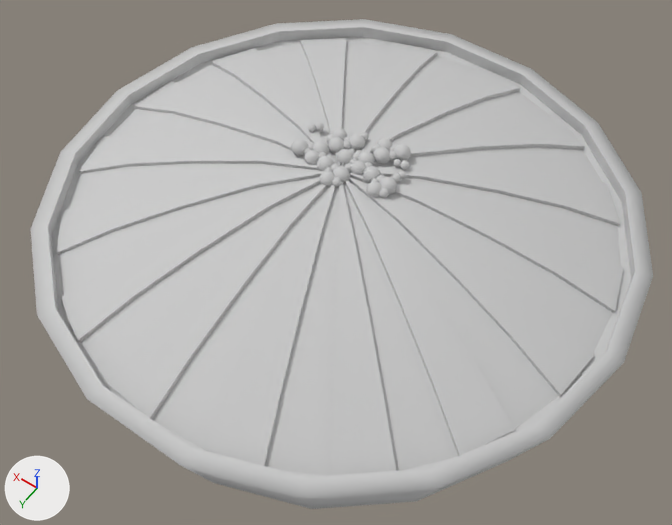
The FBX model RacoonSquad/Assets/Meshes/SM_Tarte.FBX, before and after one commit.
Before and after are seen from a 50 mm lens placed at (-0.376, 0.533, 0.875), pointed at (-0.01, 0.02, 0.069). The axes (+X, +Y, +Z) are drawn at lower left. The lights are the same throughout. Vertices at the same position are counted once.

The first picture shows 'tarte'.
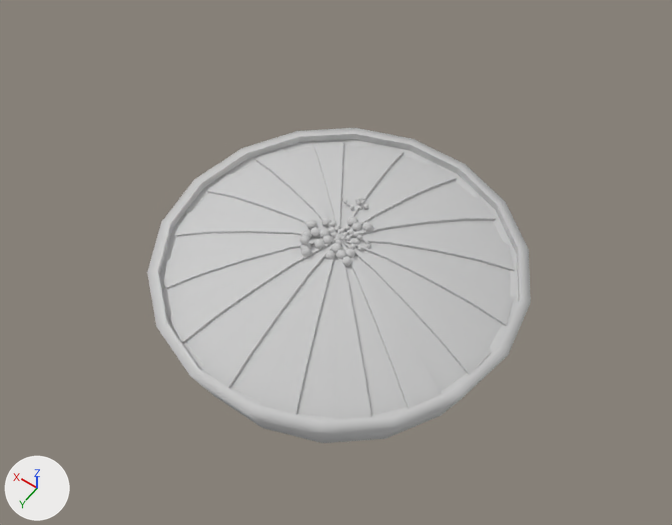
Location of each change, (x1, y1, x2, y2) in pixels of the pictures (672 x 525 px; the box of a moved part takes in the faces that stretch with it):
'tarte', reshaped, rescaled (38% narrower, 36% shorter)
    before: (31, 19, 653, 509)
    after: (147, 128, 531, 443)
part 1 of me_mesh, moved or reshaped
    before: (56, 38, 624, 476)
    after: (164, 142, 514, 417)
part 2 of me_mesh, moved or reshaped
    before: (400, 160, 409, 170)
    after: (357, 235, 363, 240)
part 3 of me_mesh, moved or reshaped
    before: (393, 159, 401, 167)
    after: (365, 240, 369, 244)
part 4 of me_mesh, moved or reshaped
    before: (363, 166, 381, 183)
    after: (336, 250, 346, 259)
part 5 of me_mesh, moved or reshaped
    before: (377, 175, 385, 183)
    after: (349, 239, 355, 245)
part 6 of me_mesh, moved or reshaped
    before: (380, 177, 397, 195)
    after: (345, 248, 355, 258)
part 7 of me_mesh, moved or reshaped
    before: (366, 182, 382, 198)
    after: (342, 256, 352, 266)
part 8 of me_mesh, moved or reshaped
    before: (379, 188, 389, 198)
    after: (350, 243, 356, 249)
part 9 of me_mesh, moved or reshaped
    before: (391, 173, 400, 183)
    after: (355, 239, 360, 244)
part 10 of me_mesh, moved or reshaped
    before: (398, 171, 406, 179)
    after: (366, 244, 371, 248)
part 11 of me_mesh, moved or reshaped
    before: (394, 144, 411, 161)
    after: (363, 222, 373, 231)
part 12 of me_mesh, moved or reshaped
    before: (389, 151, 397, 161)
    after: (353, 231, 359, 237)
part 13 of me_mesh, moved or reshaped
    before: (373, 147, 390, 164)
    after: (347, 217, 358, 227)
part 14 of me_mesh, moved or reshaped
    before: (377, 138, 392, 150)
    after: (352, 222, 361, 231)
part 15 of me_mesh, moved or reshaped
    before: (372, 144, 380, 153)
    after: (348, 229, 354, 235)
part 16 of me_mesh, moved or reshaped
    before: (360, 132, 368, 141)
    after: (345, 225, 350, 231)
part 17 of me_mesh, moved or reshaped
    before: (336, 149, 353, 166)
    after: (322, 235, 333, 244)
part 18 of me_mesh, moved or reshaped
    before: (353, 152, 359, 160)
    after: (342, 232, 348, 237)
part 19 of me_mesh, moved or reshaped
    before: (358, 151, 375, 165)
    after: (331, 243, 342, 253)
part 20 of me_mesh, moved or reshaped
    before: (351, 160, 366, 175)
    after: (325, 250, 335, 259)
part 21 of me_mesh, moved or reshaped
    before: (291, 122, 373, 187)
    after: (300, 198, 369, 257)
part 22 of me_mesh, moved or reshaped
    before: (31, 19, 653, 509)
    after: (147, 128, 531, 443)

Patch to the scene script:
```diff
--- a/RacoonSquad/Assets/Meshes/SM_Tarte.FBX.py
+++ b/RacoonSquad/Assets/Meshes/SM_Tarte.FBX.py
@@ me_mesh @@
 # used by ob_tarte; location = (0.0, 0.0, -0.011); rotation_euler = (1.571, 0.0, 1.571), in degrees (90, 0, 90); scale = (0.03, 0.03, 0.03)
-me_mesh.from_pydata(...)  # 23485 vertices, 46770 faces; spans x -10.7..10.6, y 1.2..7.0, z -10.8..10.8
+me_mesh.from_pydata(...)  # 23485 vertices, 46770 faces; spans x -21.4..21.3, y -1.4..10.7, z -21.7..21.6
+# me_mesh part 1: the loose piece of 277 vertices spanning x -9.9..9.9, y 4.1..6.8, z -9.9..9.9 is scaled about its middle by 2, then moved by (0.1, 1.4, 0.0)
+# me_mesh part 2: the loose piece of 482 vertices spanning x -1.7..-1.3, y 6.6..6.9, z -1.8..-1.5 is scaled about its middle by 1.95, then moved by (0.0, 2.7, -0.1)
+# me_mesh part 3: the loose piece of 482 vertices spanning x -1.6..-1.3, y 6.6..6.9, z -1.5..-1.2 is scaled about its middle by 1.95, then moved by (0.0, 2.7, -1.3)
+# me_mesh part 4: the loose piece of 482 vertices spanning x -0.8..-0.2, y 6.4..7.0, z -1.3..-0.7 is scaled about its middle by 1.95, then moved by (2.2, 2.7, -0.5)
+# me_mesh part 5: the loose piece of 482 vertices spanning x -0.6..-0.3, y 6.6..6.9, z -1.5..-1.2 is scaled about its middle by 1.95, then moved by (0.0, 2.7, -0.1)
+# me_mesh part 6: the loose piece of 482 vertices spanning x -0.7..-0.1, y 6.4..7.0, z -2.0..-1.4 is scaled about its middle by 1.95, then moved by (1.4, 2.7, -0.4)
+# me_mesh part 7: the loose piece of 482 vertices spanning x -0.2..0.3, y 6.5..7.0, z -1.7..-1.2 is scaled about its middle by 1.95, then moved by (2.0, 2.7, -1.0)
+# me_mesh part 8: the loose piece of 482 vertices spanning x -0.2..0.1, y 6.6..6.9, z -1.9..-1.6 is scaled about its middle by 1.95, then moved by (0.0, 2.7, -0.1)
+# me_mesh part 9: the loose piece of 482 vertices spanning x -1.0..-0.7, y 6.6..6.9, z -1.9..-1.5 is scaled about its middle by 1.95, then moved by (0.0, 2.7, -0.1)
+# me_mesh part 10: the loose piece of 482 vertices spanning x -1.2..-0.9, y 6.6..6.9, z -1.9..-1.7 is scaled about its middle by 1.95, then moved by (0.0, 2.7, -1.3)
+# me_mesh part 11: the loose piece of 482 vertices spanning x -2.2..-1.6, y 6.4..7.0, z -1.5..-0.9 is scaled about its middle by 1.95, then moved by (-1.3, 2.7, -0.3)
+# me_mesh part 12: the loose piece of 482 vertices spanning x -1.8..-1.4, y 6.6..6.9, z -1.2..-0.9 is scaled about its middle by 1.95, then moved by (0.0, 2.7, -0.1)
+# me_mesh part 13: the loose piece of 482 vertices spanning x -1.7..-1.1, y 6.4..7.0, z -1.0..-0.5 is scaled about its middle by 1.95, then moved by (-1.5, 2.7, 1.0)
+# me_mesh part 14: the loose piece of 482 vertices spanning x -2.1..-1.6, y 6.5..7.0, z -0.8..-0.3 is scaled about its middle by 1.95, then moved by (-0.7, 2.7, 0.0)
+# me_mesh part 15: the loose piece of 482 vertices spanning x -1.7..-1.4, y 6.6..6.9, z -0.6..-0.3 is scaled about its middle by 1.95, then moved by (0.0, 2.7, -0.1)
+# me_mesh part 16: the loose piece of 482 vertices spanning x -2.0..-1.7, y 6.6..6.9, z 0.1..0.4 is scaled about its middle by 1.95, then moved by (0.0, 2.7, -0.1)
+# me_mesh part 17: the loose piece of 482 vertices spanning x -0.9..-0.3, y 6.4..7.0, z -0.1..0.5 is scaled about its middle by 1.95, then moved by (1.5, 2.7, 0.8)
+# me_mesh part 18: the loose piece of 482 vertices spanning x -1.0..-0.7, y 6.6..6.9, z -0.3..0.1 is scaled about its middle by 1.95, then moved by (0.0, 2.7, -0.1)
+# me_mesh part 19: the loose piece of 482 vertices spanning x -1.2..-0.6, y 6.4..7.0, z -0.7..-0.1 is scaled about its middle by 1.95, then moved by (2.3, 2.7, -0.1)
+# me_mesh part 20: the loose piece of 482 vertices spanning x -0.7..-0.2, y 6.5..7.0, z -0.7..-0.2 is scaled about its middle by 1.95, then moved by (2.9, 2.7, 0.0)
+# me_mesh part 21: 12050 of 23485 vertices moved; they spanned x -1.7..0.8, y 6.4..7.0, z -0.8..2.1 and now span x -6.4..4.1, y 8.7..10.7, z -1.0..4.3; mean shift (-0.5, 2.7, 0.9); largest move (-0.2, 6.8, 1.4) -> (-5.1, 9.6, 2.7)
+# me_mesh part 22: 72 of the vertices in x -10.7..10.6, y 1.2..4.8, z -10.8..10.8 are scaled about their middle by 2, then moved by (0.0, -0.9, 0.0)
 me_mesh.materials.append(mat_material__2)
@@ ob_tarte @@
 ob_tarte.rotation_euler = (1.571, 0.0, 1.571)  # degrees (90, 0, 90)
-ob_tarte.scale = (0.03, 0.03, 0.03)
+ob_tarte.scale = (0.01, 0.01, 0.01)
```
